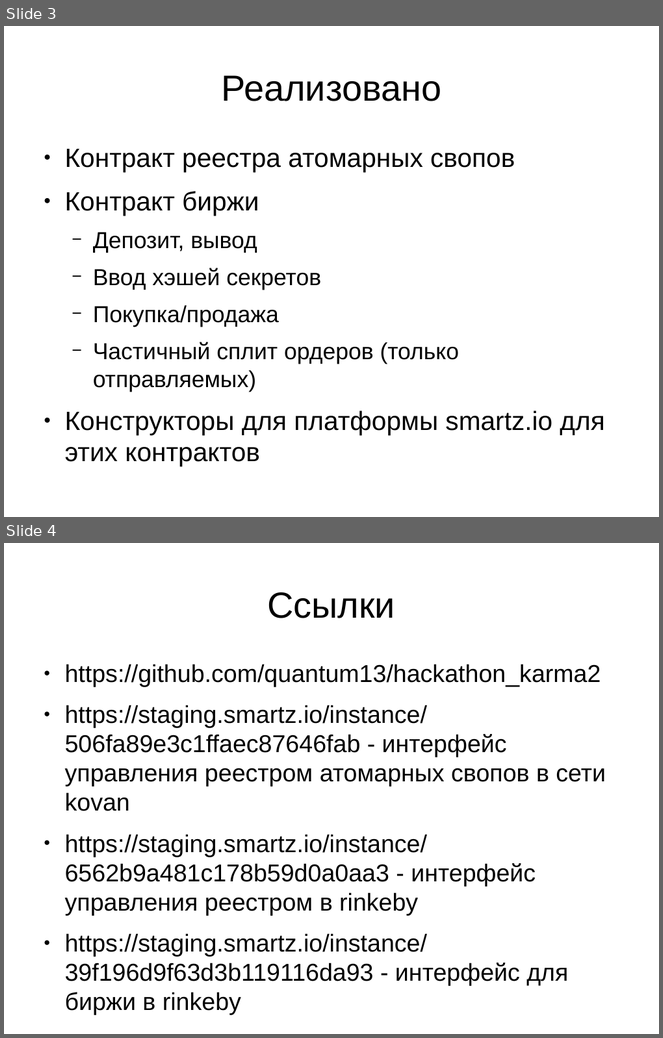
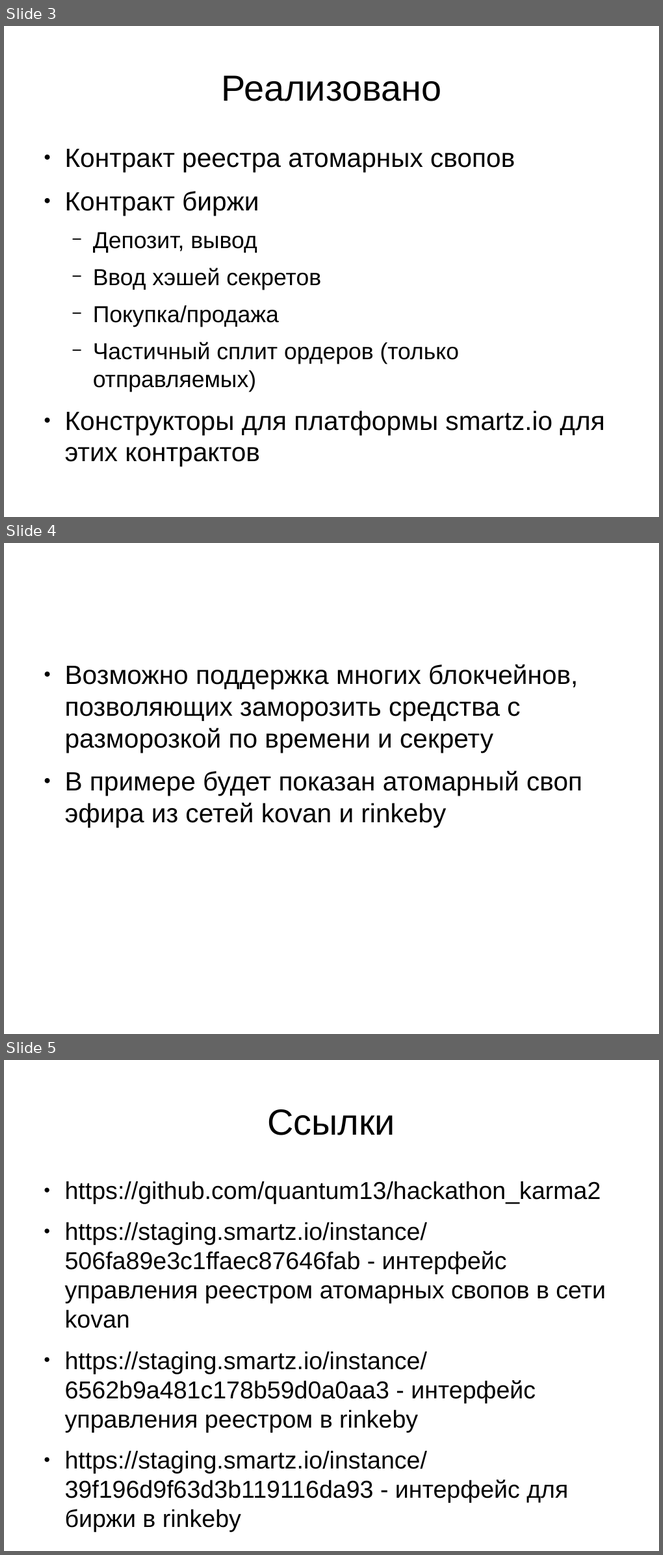
Before and after one commit to vlad-khramov/hackathon_karma2, a slide deck: presentation.odp. Shown one above the other, each under a label of ours: slides 3 and 4 before the commit, slides 3, 4 and 5 after it. The pictures are 663x1038 and 663x1555 pixels, drawn with LibreOffice and Linux fonts; fonts in the diff are those of the drawing. Boxes give left, top, right and bottom in pixels: in the first picture for what was removed or moved away, otherwise in the second. Text is boxed around its words. In the diff, an @@ line names an element or a change of style, - is before the commit and + after.

Commit message:
presentation

```diff
--- a/presentation.odp
+++ b/presentation.odp
@@ slide 4 added at <box>4,543,659,1034</box>, background #FFFFFF @@
@@ text added at <box>65,664,582,828</box>, 32 pt, text #000000 @@
+● Возможно поддержка многих блокчейнов, позволяющих заморозить средства с разморозкой по времени и секрету
+● В примере будет показан атомарный своп эфира из сетей kovan и rinkeby
@@ what was slide 4 is now slide 5 @@
```
